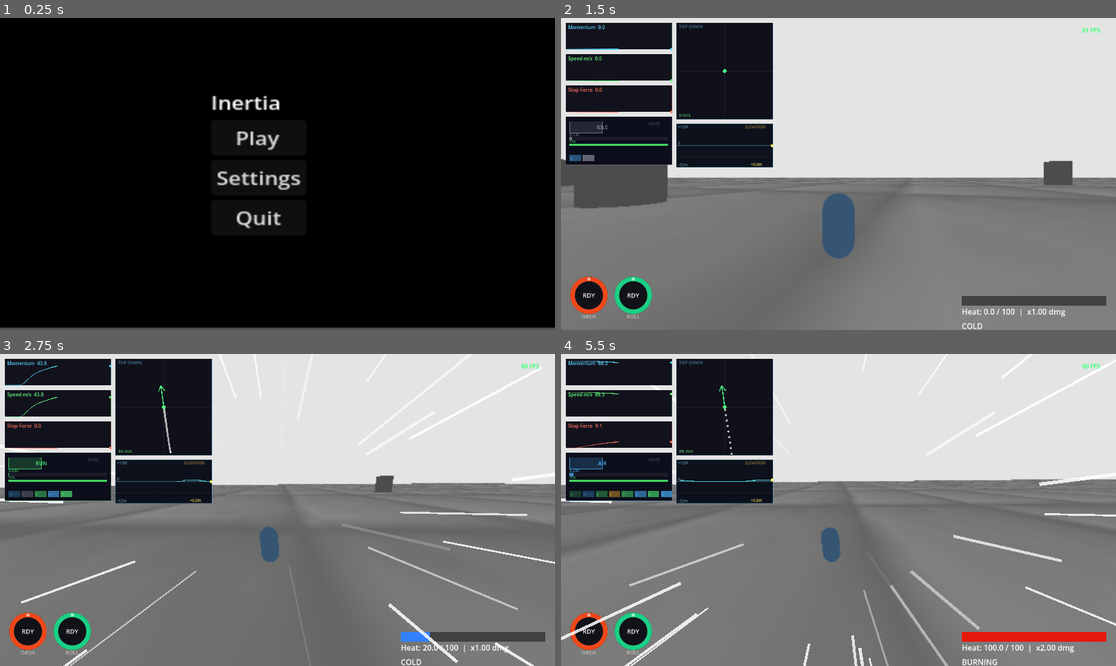
Above: before the commit, frames 1-4 (two rows, left to right).
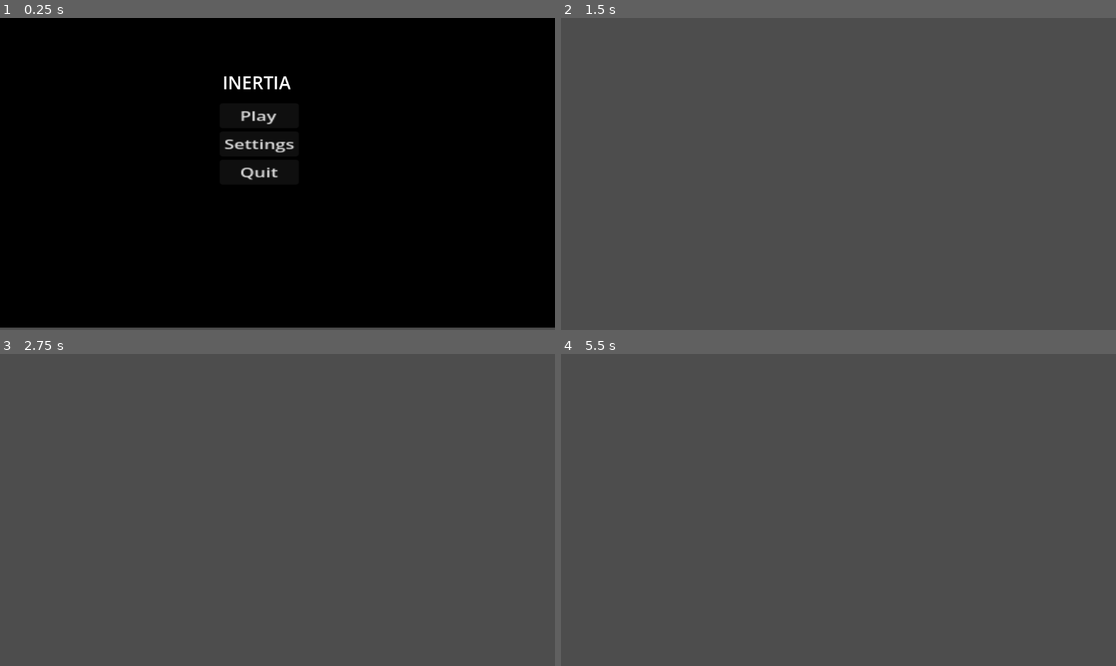
Above: after the commit, the same moments.

Repository: erocha50/Inertia
Game: Godot game, scene res://Scenes/main_menu.tscn
Two runs of this game, one before a commit and one after it. Both use one fixed random seed, a clock stepped at 60 frames per second and the inputs below.
Inputs (mouse positions are in pixels of both pictures, inside the frame that each line leads up to):
- Up to frame 1 (0.25 s): no input
- Up to frame 2 (1.5 s): click "Settings" at 0.5 s; click (821, 136) at 1.25 s, where only the run before the commit has a clickable "Play"
- Up to frame 3 (2.75 s): move the mouse to (305, 510) at 2.02 s; hold W (move_forward) from 2.03 s (still down); click (305, 510) at 2.1 s; tap Space (jump) at 2.27 s
- Up to frame 4 (5.5 s): keep holding W (move_forward); move the mouse to (810, 510) at 2.77 s; tap Middle mouse button (freelook) at 2.85 s; tap Space (jump) at 3.02, 4.52, 5.27 s; move the mouse to (849, 503) at 3.52 s; tap Q (roll) at 3.6 s; move the mouse to (832, 516) at 4.27 s; tap Ctrl (slide) at 4.35 s; move the mouse to (877, 513) at 5.02 s; click (877, 513) at 5.1 s

The runs differ from the first frame. In frame 1, 1.9% of the frame differs, in the area x 38-55%, y 18-68%; in frame 2, 96%; in frame 3, 98%; in frame 4, 100%, in the area x 0-100%, y 0-100%.

Commit message:
base menu finished

Diff:
--- a/Scenes/main_menu.tscn
+++ b/Scenes/main_menu.tscn
@@ -21,36 +21,36 @@
 scale = Vector2(28.960003, 16.400002)
 color = Color(0, 0, 0, 1)
 
-[node name="CenterContainer" type="Control" parent="." unique_id=578259594]
-anchors_preset = 0
-offset_left = 377.0
-offset_top = 147.0
-offset_right = 417.0
-offset_bottom = 187.0
+[node name="TitleLabel" type="Label" parent="." unique_id=829377665]
+layout_mode = 0
+offset_left = 462.0
+offset_top = 108.0
+offset_right = 736.0
+offset_bottom = 195.0
+theme_override_font_sizes/font_size = 37
+text = "Inertia"
+uppercase = true
 
-[node name="VBoxContainer" type="VBoxContainer" parent="CenterContainer" unique_id=779719804]
+[node name="VBoxContainer" type="VBoxContainer" parent="." unique_id=779719804]
 layout_mode = 0
-offset_left = 61.0
-offset_top = 1.0
-offset_right = 131.0
-offset_bottom = 129.0
-scale = Vector2(2.8278208, 2.3701923)
+offset_left = 456.0
+offset_top = 177.0
+offset_right = 526.0
+offset_bottom = 305.0
+scale = Vector2(2.347822, 1.673776)
 
-[node name="TitleLabel" type="Label" parent="CenterContainer/VBoxContainer" unique_id=829377665]
-layout_mode = 2
-text = "Inertia"
-
-[node name="PlayButton" type="Button" parent="CenterContainer/VBoxContainer" unique_id=272983455]
+[node name="PlayButton" type="Button" parent="VBoxContainer" unique_id=272983455]
 layout_mode = 2
 text = "Play"
 
-[node name="SettingsButton" type="Button" parent="CenterContainer/VBoxContainer" unique_id=1197430814]
+[node name="SettingsButton" type="Button" parent="VBoxContainer" unique_id=1197430814]
 layout_mode = 2
 text = "Settings"
 
-[node name="QuitButton" type="Button" parent="CenterContainer/VBoxContainer" unique_id=396902248]
+[node name="QuitButton" type="Button" parent="VBoxContainer" unique_id=396902248]
 layout_mode = 2
 text = "Quit"
 
-[connection signal="pressed" from="CenterContainer/VBoxContainer/PlayButton" to="." method="_on_play_button_pressed"]
-[connection signal="pressed" from="CenterContainer/VBoxContainer/QuitButton" to="." method="_on_quit_button_pressed"]
+[connection signal="pressed" from="VBoxContainer/PlayButton" to="." method="_on_play_button_pressed"]
+[connection signal="pressed" from="VBoxContainer/SettingsButton" to="." method="_on_settings_button_pressed"]
+[connection signal="pressed" from="VBoxContainer/QuitButton" to="." method="_on_quit_button_pressed"]
--- /dev/null
+++ b/Scenes/settings.tscn
@@ -0,0 +1,5 @@
+[gd_scene format=3 uid="uid://kdu3ln3sm6o3"]
+
+[node name="Node3D" type="Control" unique_id=697191733]
+layout_mode = 3
+anchors_preset = 0
--- a/Scripts/main_menu.gd
+++ b/Scripts/main_menu.gd
@@ -4,7 +4,7 @@
 	get_tree().change_scene_to_file("res://maps/test_world.tscn")
 
 func _on_settings_button_pressed():
-	get_tree().change_scene_to_file("res://scenes/settings.tscn")
+	get_tree().change_scene_to_file("res://Scenes/settings.tscn")
 
 func _on_quit_button_pressed():
 	get_tree().quit()
